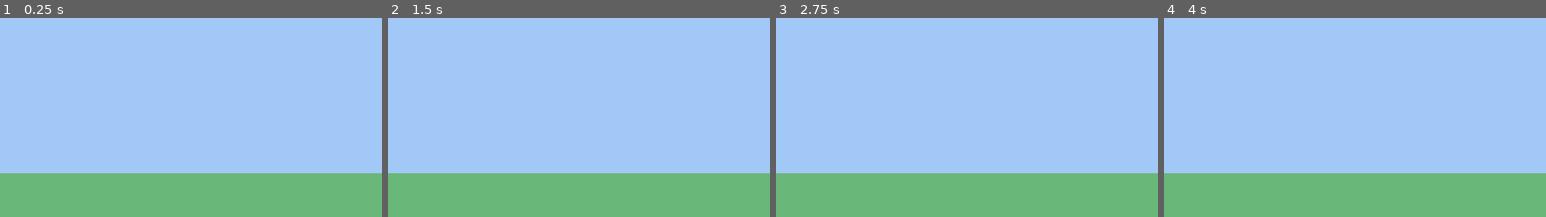
Above: before the commit, frames 1-4 (left to right).
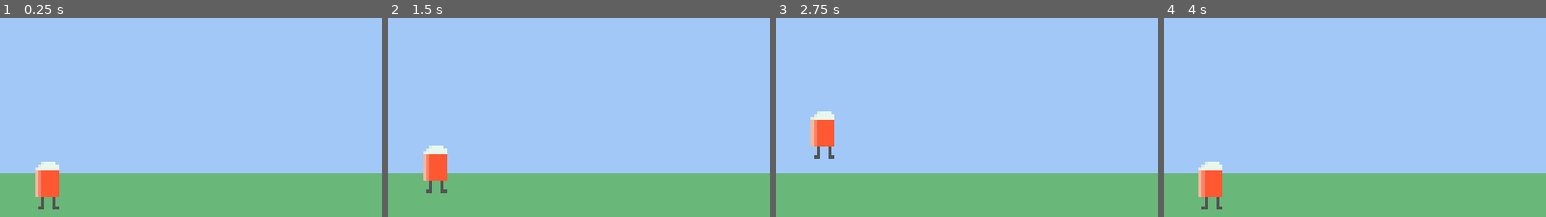
Above: after the commit, the same moments.

Repository: Joe-noh/runner
Game: Godot game, scene res://src/screens/main.tscn
The game is run twice, just before and just after one commit, with the same random seed, the same clock (stepped at 60 frames per second) and the same inputs.
Inputs:
- Up to frame 1 (0.25 s): no input
- Up to frame 2 (1.5 s): hold Up (ui_up) 0.53-1.28 s
- Up to frame 3 (2.75 s): hold Up (ui_up) from 2.03 s (still down)
- Up to frame 4 (4 s): release Up (ui_up) at 3.53 s
The pictures show only the part of the screen within x 0-50%, y 37-87%; the shares and areas given below are measured in that part.

The runs differ from the first frame. In frame 1, 1.2% of the frame differs, in the area x 9-16%, y 72-97%; in frame 2, 1.2%, in the area x 9-16%, y 64-89%; in frame 3, 1.2%; in frame 4, 1.2%.

Commit message:
add jumping man

Diff:
--- /dev/null
+++ b/src/objects/runner/runner.gd
@@ -0,0 +1,20 @@
+extends RigidBody2D
+
+
+# Declare member variables here. Examples:
+# var a = 2
+# var b = "text"
+
+
+# Called when the node enters the scene tree for the first time.
+func _ready():
+	pass # Replace with function body.
+
+
+# Called every frame. 'delta' is the elapsed time since the previous frame.
+func _process(delta):
+	if Input.is_action_just_pressed('ui_up'):
+		jump()
+
+func jump():
+	apply_impulse(Vector2.ZERO, Vector2(0, -500))
--- /dev/null
+++ b/src/objects/runner/runner.tscn
@@ -0,0 +1,19 @@
+[gd_scene load_steps=4 format=2]
+
+[ext_resource path="res://assets/runner.png" type="Texture" id=1]
+[ext_resource path="res://src/objects/runner/runner.gd" type="Script" id=2]
+
+[sub_resource type="RectangleShape2D" id=1]
+extents = Vector2( 20, 40 )
+
+[node name="Runner" type="RigidBody2D"]
+mass = 1.2398
+gravity_scale = 8.0
+script = ExtResource( 2 )
+
+[node name="Sprite" type="Sprite" parent="."]
+scale = Vector2( 5, 5 )
+texture = ExtResource( 1 )
+
+[node name="CollisionShape2D" type="CollisionShape2D" parent="."]
+shape = SubResource( 1 )
--- a/src/screens/main.tscn
+++ b/src/screens/main.tscn
@@ -1,9 +1,22 @@
-[gd_scene load_steps=3 format=2]
+[gd_scene load_steps=5 format=2]
 
 [ext_resource path="res://src/objects/background/background.tscn" type="PackedScene" id=1]
 [ext_resource path="res://src/screens/main.gd" type="Script" id=2]
+[ext_resource path="res://src/objects/runner/runner.tscn" type="PackedScene" id=3]
+
+[sub_resource type="RectangleShape2D" id=1]
+extents = Vector2( 640, 50 )
 
 [node name="Node2D" type="Node2D"]
 script = ExtResource( 2 )
 
 [node name="Background" parent="." instance=ExtResource( 1 )]
+
+[node name="Runner" parent="." instance=ExtResource( 3 )]
+position = Vector2( 78.4907, 657.733 )
+
+[node name="Floor" type="StaticBody2D" parent="."]
+
+[node name="CollisionShape2D" type="CollisionShape2D" parent="Floor"]
+position = Vector2( 640, 750 )
+shape = SubResource( 1 )
